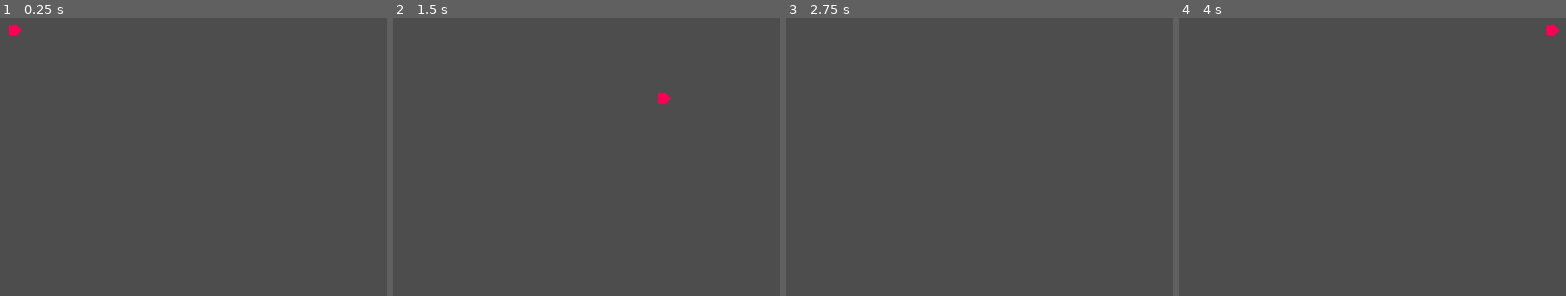
Above: before the commit, frames 1-4 (left to right).
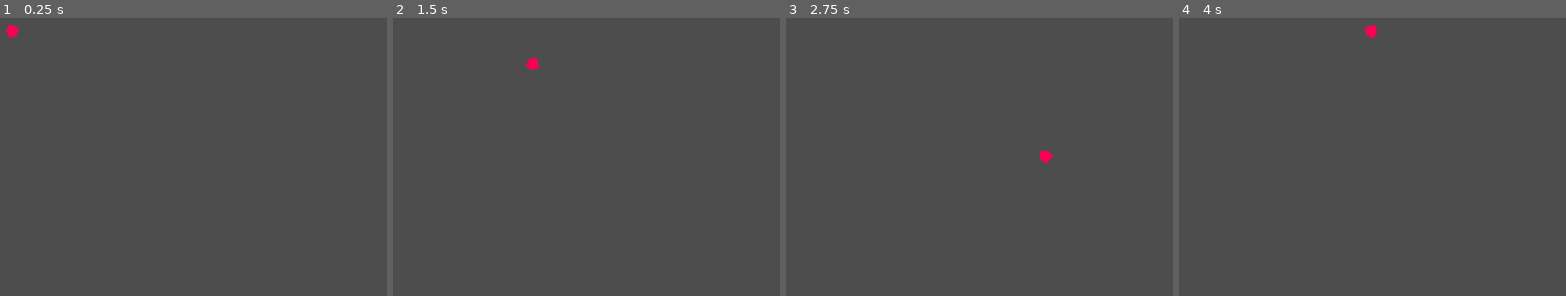
Above: after the commit, the same moments.

Repository: markusphil/godot_tests
Game: Godot game, scene res://scenes/teste_scene.tscn
Same seed, same stepped clock (60 frames per second), same inputs: the game is played once before the commit and once after it. The project has no main scene, so this scene is started directly.
Inputs (mouse positions are in pixels of both pictures, inside the frame that each line leads up to):
- Up to frame 1 (0.25 s): no input
- Up to frame 2 (1.5 s): tap Enter at 0.5 s; move the mouse to (559, 54) at 0.52 s; hold Right (right) 0.53-1.28 s; move the mouse to (outside the picture) at 1.27 s; hold S (down) from 1.28 s (still down)
- Up to frame 3 (2.75 s): tap Space at 2 s; move the mouse to (outside the picture) at 2.02 s; release S (down) at 2.03 s; hold Right (right) from 2.03 s (still down)
- Up to frame 4 (4 s): move the mouse to (outside the picture) at 2.77 s; release Right (right) at 2.78 s; hold W (up) 2.78-3.53 s; move the mouse to (1411, 140) at 3.52 s; hold A (left) from 3.53 s (still down)

The runs differ from the first frame. In frame 1, less than 0.1% of the frame differs, in the area x 1-6%, y 2-8%; in frame 2, 0.2%, in the area x 34-73%, y 14-32%; in frame 3, 0.1%; in frame 4, 0.2%.

Commit message:
handle player rotation via mouse or right stick

Diff:
--- a/player/player.gd
+++ b/player/player.gd
@@ -4,7 +4,12 @@
 @export_range(-1, 3) var controller_index: int
 @onready var polygon: Polygon2D = $Polygon2D
 
-const BASE_SPEED = 500
+const BASE_SPEED = 250
+const ROTATION_SPEED = 15
+const ROTATION_DEADZONE = 0.1
+# used to handle roatation interpolation
+
+
 
 func init(device_id: int, color: Color):
 	player_color = color
@@ -17,5 +22,19 @@
 
 # Called every frame. 'delta' is the elapsed time since the previous frame.
 func _process(delta):
+	handle_rotation(delta)
 	velocity = MultiplayerInput.get_vector(controller_index, "left", "right", "up", "down") * BASE_SPEED
 	move_and_slide()
+
+func handle_rotation(delta: float) -> void:
+	var target_angle = rotation
+	if controller_index == -1:
+		target_angle = rotation + get_angle_to(get_global_mouse_position())
+
+	else:
+		var right_stick_input = MultiplayerInput.get_vector(controller_index, "look_left", "look_right", "look_up", "look_down")
+		if (right_stick_input.length()) > ROTATION_DEADZONE:
+			target_angle = right_stick_input.angle()
+
+	# finds the right roation path respecting angle wrap and limit the roation speed
+	rotation = lerp_angle(rotation, target_angle, ROTATION_SPEED * delta)
--- a/player/player.tscn
+++ b/player/player.tscn
@@ -3,6 +3,7 @@
 [ext_resource type="Script" path="res://player/player.gd" id="1_d8l46"]
 
 [node name="player" type="CharacterBody2D"]
+rotation = 6.28319
 script = ExtResource("1_d8l46")
 
 [node name="CollisionPolygon2D" type="CollisionPolygon2D" parent="."]
--- a/player/player_spawner.gd
+++ b/player/player_spawner.gd
@@ -1,5 +1,6 @@
 extends Node2D
 
+# TODO: handle joining during runtime
 
 const PLAYER_COLORS = [
 	Color(0.98, 0, 0.33),
@@ -7,7 +8,9 @@
 	Color(0, 0.5, 0.5),
 	Color(0.65, 0.5, 0)
 ]
+# TODO: apply limit!
 const MAX_PLAYERS = 4
+
 var players = {}
 
 # Called when the node enters the scene tree for the first time.
@@ -16,7 +19,6 @@
 	print(devices)
 	for device_id in devices:
 		spawn_player(device_id)
-
 
 func spawn_player(device_id: int) -> void:
 	var id: int = players.size()
--- a/project.godot
+++ b/project.godot
@@ -52,6 +52,26 @@
 , Object(InputEventKey,"resource_local_to_scene":false,"resource_name":"","device":-1,"window_id":0,"alt_pressed":false,"shift_pressed":false,"ctrl_pressed":false,"meta_pressed":false,"pressed":false,"keycode":0,"physical_keycode":4194322,"key_label":0,"unicode":0,"echo":false,"script":null)
 ]
 }
+look_left={
+"deadzone": 0.5,
+"events": [Object(InputEventJoypadMotion,"resource_local_to_scene":false,"resource_name":"","device":-1,"axis":2,"axis_value":-1.0,"script":null)
+]
+}
+look_right={
+"deadzone": 0.5,
+"events": [Object(InputEventJoypadMotion,"resource_local_to_scene":false,"resource_name":"","device":-1,"axis":2,"axis_value":1.0,"script":null)
+]
+}
+look_up={
+"deadzone": 0.5,
+"events": [Object(InputEventJoypadMotion,"resource_local_to_scene":false,"resource_name":"","device":-1,"axis":3,"axis_value":-1.0,"script":null)
+]
+}
+look_down={
+"deadzone": 0.5,
+"events": [Object(InputEventJoypadMotion,"resource_local_to_scene":false,"resource_name":"","device":-1,"axis":3,"axis_value":1.0,"script":null)
+]
+}
 
 [rendering]
 
